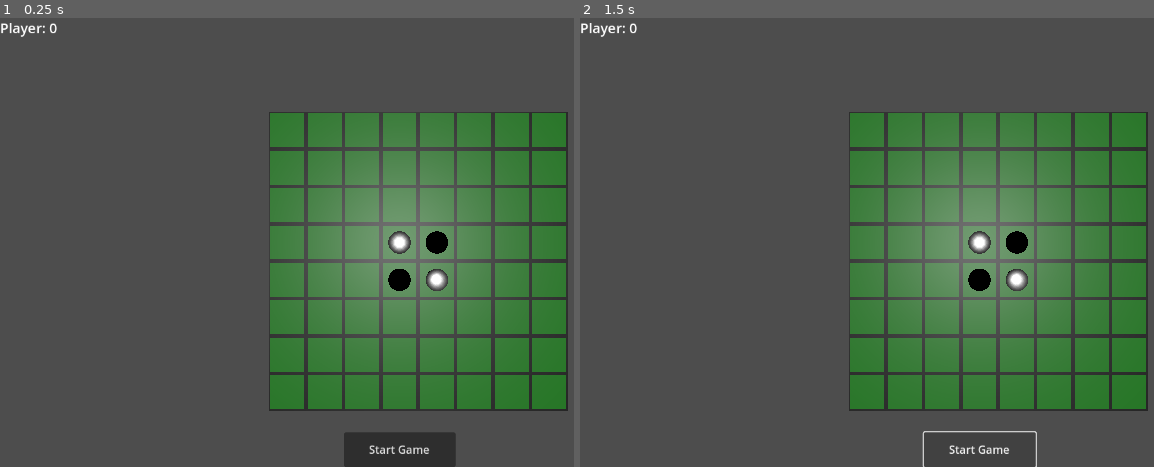
Above: before the commit, frames 1-2 (left to right).
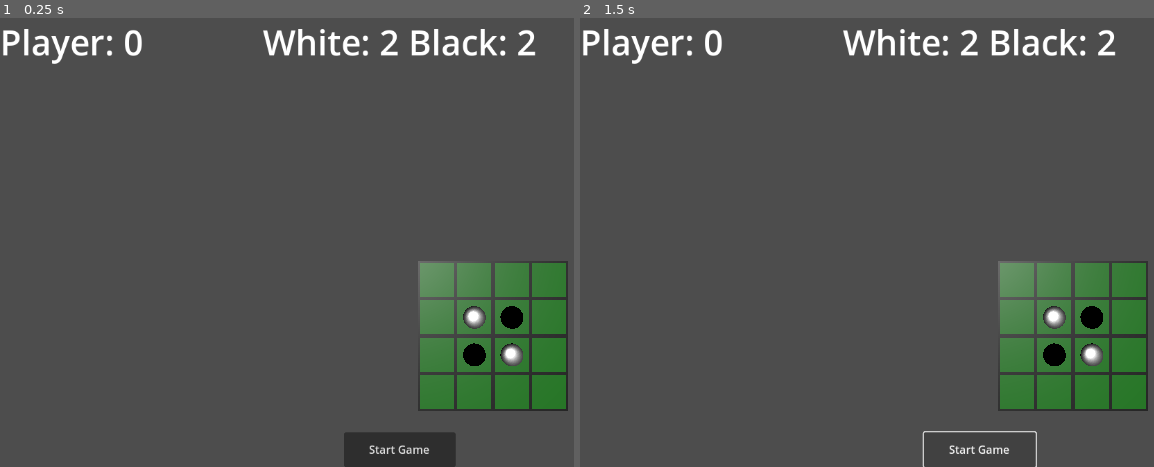
Above: after the commit, the same moments.

Repository: mmaracic/godot-reversi
Game: Godot game, scene res://main.tscn
Two runs of this game, one before a commit and one after it. Both use one fixed random seed, a clock stepped at 60 frames per second and the inputs below.
Inputs:
- Up to frame 1 (0.25 s): no input
- Up to frame 2 (1.5 s): click "Start Game" at 0.5 s; click "Start Game" at 1.25 s

The runs differ from the first frame. In frame 1, 25% of the frame differs, in the area x 0-99%, y 1-88%; in frame 2, 25%.

Commit message:
Defined game over conditions and UI, count UI

Diff:
--- a/grid.gd
+++ b/grid.gd
@@ -5,11 +5,14 @@
 
 var players:Array[Util.Player]
 var playerIndex:int
+var numberOfBlockedPlayers:int
+var gameOver:bool
 
 @export var size:int = 8
 @export var gridElement: PackedScene
 
 signal move_done
+signal game_over
 
 var elementDictionary:Dictionary = {}
 var moveOptionsDictionary:Dictionary = {}
@@ -30,6 +33,8 @@
 	pass
 
 func reset(players:Array[Util.Player]) -> void:
+	gameOver = false
+	numberOfBlockedPlayers = 0
 	if (!players.is_empty()):
 		self.players = players
 		playerIndex = 0
@@ -37,10 +42,14 @@
 	for i in range(0, children.size()):
 		var child:GridElement = children[i]
 		child._setPuck(Util.Puck.None)
-	_setPuckToElementIfEmpty(elementDictionary[Util.Position.create(3,3).getIndex(size)], Util.Puck.White)
-	_setPuckToElementIfEmpty(elementDictionary[Util.Position.create(4,4).getIndex(size)], Util.Puck.White)
-	_setPuckToElementIfEmpty(elementDictionary[Util.Position.create(4,3).getIndex(size)], Util.Puck.Black)
-	_setPuckToElementIfEmpty(elementDictionary[Util.Position.create(3,4).getIndex(size)], Util.Puck.Black)
+	var center: int = size/2
+	_setPuckToElementIfEmpty(elementDictionary[Util.Position.create(center-1,center-1).getIndex(size)], Util.Puck.White)
+	_setPuckToElementIfEmpty(elementDictionary[Util.Position.create(center,center).getIndex(size)], Util.Puck.White)
+	_setPuckToElementIfEmpty(elementDictionary[Util.Position.create(center,center-1).getIndex(size)], Util.Puck.Black)
+	_setPuckToElementIfEmpty(elementDictionary[Util.Position.create(center-1,center).getIndex(size)], Util.Puck.Black)
+
+func isGameOver() -> bool:
+	return gameOver
 
 func getGridState() -> Array[Util.GridData]:
 	var state:Array[Util.GridData] = []
@@ -83,31 +92,33 @@
 
 #Common method to set puck for automated and manual players
 func _setPuckToElementIfTurnAndEmpty(element: GridElement, side: Util.PlayerSide, type: Util.PlayerType) -> bool:
-	if (!players.is_empty()):
-		var puckType:Util.Puck = Util.mapPlayerToPuck(side)
-		var availableMoves:Dictionary = _cloneAndFilterInvalidMoveOptionsDictionary(puckType)
-		if (!availableMoves.is_empty()):
-			if (availableMoves.has(element.getPosition().getIndex(size))):
-				var player:Util.Player = players[playerIndex]
-				var playerCorrect:bool = player.side == side and player.type == type
-				if (playerCorrect):
-					var positionSet: bool = _setPuckToElementIfEmpty(element, puckType)
-					print("Player ", side, " of type ", type, " setting position: ", element.getPosition(), " on thread ", OS.get_thread_caller_id(), " success: ", positionSet)
-					if (positionSet):
-						switchPlayer()
-					return positionSet
+	if (!gameOver):
+		if (!players.is_empty()):
+			var puckType:Util.Puck = Util.mapPlayerToPuck(side)
+			var availableMoves:Dictionary = _cloneAndFilterInvalidMoveOptionsDictionary(puckType)
+			if (!availableMoves.is_empty()):
+				if (availableMoves.has(element.getPosition().getIndex(size))):
+					var player:Util.Player = players[playerIndex]
+					var playerCorrect:bool = player.side == side and player.type == type
+					if (playerCorrect):
+						var positionSet: bool = _setPuckToElementIfEmpty(element, puckType)
+						print("Player ", side, " of type ", type, " setting position: ", element.getPosition(), " on thread ", OS.get_thread_caller_id(), " success: ", positionSet)
+						switchPlayer(positionSet)
+						return positionSet
+					else:
+						print("Player with side: ", side, " and type: ", type, " does not correspond to requested player: ", player)
+						return false
 				else:
-					print("Player with side: ", side, " and type: ", type, " does not correspond to requested player: ", player)
+					print("Player with side: ", side, " and type: ", type, " has played an invalid position ", element.getPosition())
 					return false
 			else:
-				print("Player with side: ", side, " and type: ", type, " has played an invalid position ", element.getPosition())
+				print("There are no valid moves for player with side: ", side, " and type: ", type, " to play")
+				switchPlayer(false)
 				return false
 		else:
-			print("There are no valid moves for player with side: ", side, " and type: ", type, " to play")
-			#switchPlayer()
+			print("No players available")
 			return false
 	else:
-		print("No players available")
 		return false
 
 #Common method to set puck for automated and manual players without the checks
@@ -193,11 +204,20 @@
 		count+=1
 	return 0
 
-func switchPlayer():
+func switchPlayer(moveSuccessful:bool) -> void:
+	var gridState:Array[Util.GridData] = getGridState()
+	if (!moveSuccessful):
+		numberOfBlockedPlayers+=1
 	var nextSide:Util.PlayerSide = _nextPlayer()
+	if (nextSide == Util.PlayerSide.White):
+		if (numberOfBlockedPlayers == players.size()):
+			gameOver = true
+			game_over.emit()
+		else:
+			numberOfBlockedPlayers = 0
 	var nextPuck:Util.Puck = Util.mapPlayerToPuck(nextSide)
 	var availableMoves:Dictionary = _cloneAndFilterInvalidMoveOptionsDictionary(nextPuck)
-	move_done.emit(nextSide, getGridState(), availableMoves)
+	move_done.emit(nextSide, gridState, availableMoves)
 
 
 func _nextPlayer() -> Util.PlayerSide:
--- a/main.gd
+++ b/main.gd
@@ -32,7 +32,7 @@
 
 func _on_grid_move_done(nextSide:Util.PlayerSide, gridState:Array[Util.GridData], availableMoves:Dictionary) -> void:
 	var grid: Grid = get_node("Grid")
-	if (automatons.has(nextSide)):
+	if (automatons.has(nextSide) and !grid.isGameOver()):
 		var player:AutomatedPlayer = automatons[nextSide]
 		player.updateGrid(grid.size, gridState)
 		if (!availableMoves.is_empty()):
@@ -41,10 +41,10 @@
 				grid.setElement(position.position.row, position.position.column, nextSide)
 			else:
 				print("Automated player has played an invalid position")
-				grid.switchPlayer()
+				grid.switchPlayer(false)
 		else:
 			print("There are no valid positions for the automated player to play")
-			grid.switchPlayer()
+			grid.switchPlayer(false)
 
 
 
--- a/main.tscn
+++ b/main.tscn
@@ -8,6 +8,7 @@
 script = ExtResource("1_v0dpq")
 
 [node name="Grid" parent="." instance=ExtResource("2_fae3n")]
+size = 4
 
 [node name="CameraPosition" type="Marker3D" parent="."]
 transform = Transform3D(-1, -8.74228e-08, -3.82137e-15, 0, -4.37114e-08, 1, -8.74228e-08, 1, 4.37114e-08, 4, 6, 4)
@@ -21,6 +22,7 @@
 
 [node name="UI" parent="." instance=ExtResource("3_78ks1")]
 
+[connection signal="game_over" from="Grid" to="UI" method="_on_grid_game_over"]
 [connection signal="move_done" from="Grid" to="." method="_on_grid_move_done"]
 [connection signal="move_done" from="Grid" to="UI" method="_on_grid_move_done"]
 [connection signal="start_game" from="UI" to="." method="_on_ui_start_game"]
--- a/ui.gd
+++ b/ui.gd
@@ -16,16 +16,41 @@
 
 func reset() -> void:
 	_setPlayer(Util.PlayerSide.White)
+	_setGameOver(false)
+	_setCount(2,2)
 
 func _setPlayer(side:Util.PlayerSide) -> void:
 	var player:Label = get_node("Player")
 	player.text = "Player: " + str(side)
 
+func _setGameOver(gameOver:bool) -> void:
+	var gameStatus:Label = get_node("GameOver")
+	gameStatus.visible = gameOver
 
+func _setCount(white:int, black:int) -> void:
+	var countLabel:Label = get_node("PuckCount")
+	countLabel.text = "White: " + str(white) + " Black: " + str(black)
+
+func _calculateCounts(gridState:Array[Util.GridData]) -> void:
+	var white:int=0
+	var black:int=0
+	for state:Util.GridData in gridState:
+		var puck:Util.Puck = state.puck
+		match puck:
+			Util.Puck.White:
+				white+=1
+			Util.Puck.Black:
+				black+=1
+	_setCount(white, black)
 
 func _on_grid_move_done(nextSide:Util.PlayerSide, gridState:Array[Util.GridData], availableMoves:Dictionary) -> void:
 	_setPlayer(nextSide)
 	print("UI next side", str(nextSide))
+	_calculateCounts(gridState)
+
 
 func _on_start_button_down() -> void:
 	start_game.emit()
+
+func _on_grid_game_over() -> void:
+	_setGameOver(true)
--- a/ui.tscn
+++ b/ui.tscn
@@ -3,7 +3,7 @@
 [ext_resource type="Script" path="res://ui.gd" id="1_aqod1"]
 
 [sub_resource type="LabelSettings" id="LabelSettings_iednt"]
-font_size = 20
+font_size = 50
 
 [node name="UI" type="Control"]
 layout_mode = 3
@@ -21,6 +21,34 @@
 offset_bottom = 23.0
 label_settings = SubResource("LabelSettings_iednt")
 
+[node name="PuckCount" type="Label" parent="."]
+layout_mode = 1
+anchors_preset = 5
+anchor_left = 0.5
+anchor_right = 0.5
+offset_left = -20.0
+offset_right = 20.0
+offset_bottom = 28.0
+grow_horizontal = 2
+label_settings = SubResource("LabelSettings_iednt")
+
+[node name="GameOver" type="Label" parent="."]
+layout_mode = 1
+anchors_preset = 8
+anchor_left = 0.5
+anchor_top = 0.5
+anchor_right = 0.5
+anchor_bottom = 0.5
+offset_left = -20.0
+offset_top = -14.0
+offset_right = 20.0
+offset_bottom = 14.0
+grow_horizontal = 2
+grow_vertical = 2
+theme_override_colors/font_color = Color(0.976471, 0, 0, 1)
+theme_override_font_sizes/font_size = 30
+text = "Game Over"
+
 [node name="Start" type="Button" parent="."]
 layout_mode = 1
 anchors_preset = 7
Not shown, changed: readme.md
